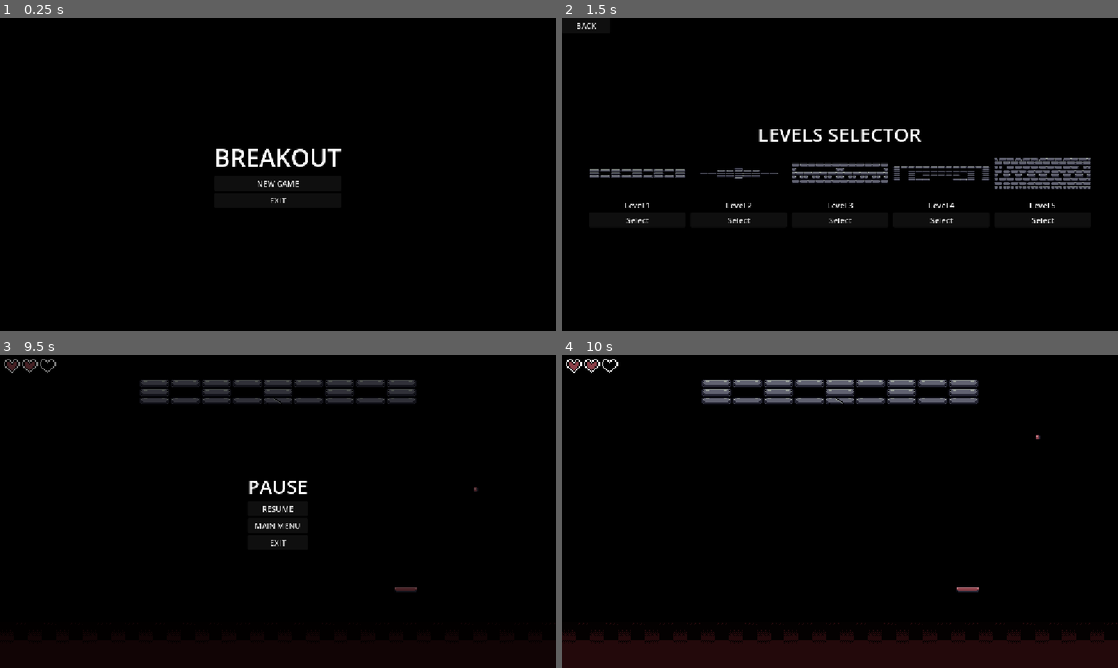
Above: before the commit, frames 1-4 (two rows, left to right).
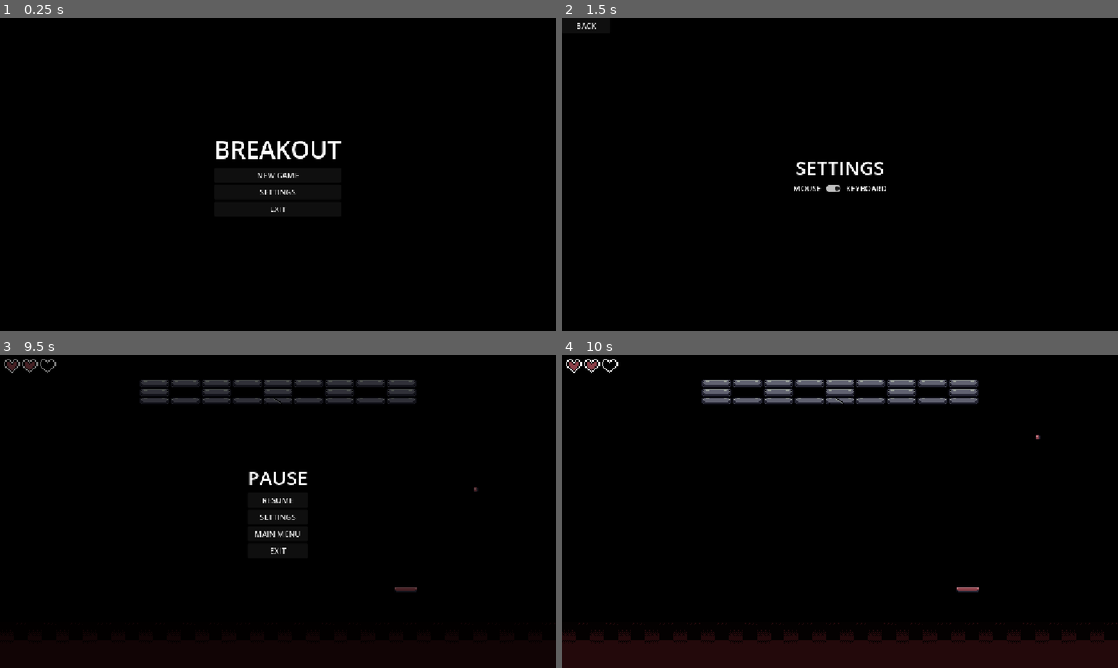
Above: after the commit, the same moments.

Repository: IAidenI/Breakout
Game: Godot game, scene res://ui/menus/screens/main_menu/main_menu.tscn
Two runs of this game, one before a commit and one after it. Both use one fixed random seed, a clock stepped at 60 frames per second and the inputs below.
Inputs (mouse positions are in pixels of both pictures, inside the frame that each line leads up to):
- Up to frame 1 (0.25 s): no input
- Up to frame 2 (1.5 s): click (840, 193) at 0.5 s, where only the run after the commit has a clickable "SETTINGS"; click (834, 187) at 1.27 s
- Up to frame 3 (9.5 s): click "BACK" at 2 s; click "NEW GAME" at 2.75 s; click "BACK" at 3.5 s; click "NEW GAME" at 4.25 s; click "Select" at 5 s; tap Enter at 5.75, 7.25, 8.75 s; move the mouse to (400, 495) at 5.77 s; hold Right (ui_right) 5.78-6.53 s; tap Space at 6.5, 8 s; move the mouse to (166, 527) at 6.52 s; hold Left (ui_left) 6.53-7.28 s; move the mouse to (333, 442) at 7.27 s; hold Right (ui_right) 7.28-8.78 s; move the mouse to (250, 574) at 8.02 s; move the mouse to (444, 558) at 8.77 s; hold Left (ui_left) from 8.78 s (still down); tap Escape (pause) at 9.4 s
- Up to frame 4 (10 s): release Left (ui_left) at 9.5 s; click "RESUME" at 9.5 s

The runs differ from the first frame. In frame 1, 1.1% of the frame differs, in the area x 38-62%, y 39-62%; in frame 2, 3.9%, in the area x 5-96%, y 35-66%; in frame 3, 0.8%; in frame 4, nothing differs.

Commit message:
feat: ajout choix clavier/souris pour les mouvements + menu de paramètre (dans le menu principal et le menu de pause)

Diff:
--- a/autoload/scene_manager.gd
+++ b/autoload/scene_manager.gd
@@ -3,7 +3,8 @@
 const SCENES := {
 	"main_menu": "res://ui/menus/screens/main_menu/main_menu.tscn",
 	"game": "res://game/game.tscn",
-	"level_selector": "res://ui/menus/screens/level_select/level_select.tscn"
+	"level_selector": "res://ui/menus/screens/level_select/level_select.tscn",
+	"settings": "res://ui/menus/screens/settings/settings.tscn"
 }
 var _params := {}
 
--- /dev/null
+++ b/autoload/settings.gd
@@ -0,0 +1,10 @@
+extends Node
+
+signal move_mode_changed(move_mode: MoveMode)
+
+enum MoveMode { MOUSE, KEYBOARD }
+
+var move_mode :MoveMode = MoveMode.MOUSE:
+	set(value):
+		move_mode = value
+		move_mode_changed.emit(move_mode)
--- a/entities/paddle/paddle.gd
+++ b/entities/paddle/paddle.gd
@@ -2,15 +2,35 @@
 extends CharacterBody2D
 
 const SPEED = 300.0
+var _move_mode :Settings.MoveMode
 
 func _ready() -> void:
 	position.x = get_viewport_rect().size.x / 2
 	position.y = get_viewport_rect().size.y * 3 / 4 # 1/4 de l'écran en partant du bas
 
+	_move_mode = Settings.move_mode
+
+	# Ecoute le mode de déplacement choisit
+	Settings.move_mode_changed.connect(_on_mode_changed)
+
 func _physics_process(delta: float) -> void:
-	var direction := Input.get_axis("ui_left", "ui_right")
+	if _move_mode == Settings.MoveMode.MOUSE:
+		mouse(delta)
+	elif _move_mode == Settings.MoveMode.KEYBOARD:
+		keyboard()
+
+func get_half_width() -> float:
+	return $Hitbox.shape.size.x / 2 * scale.x
+
+func keyboard() -> void:
+	var direction := Input.get_axis("move_left", "move_right")
 	velocity.x = direction * SPEED
 	move_and_slide()
 
-func get_half_width() -> float:
-	return $Hitbox.shape.size.x / 2 * scale.x
+func mouse(delta: float) -> void:
+	var mouse_pos_x :float = get_viewport().get_mouse_position().x
+	velocity.x = (mouse_pos_x - global_position.x) / delta
+	move_and_slide()
+
+func _on_mode_changed(move_mode: Settings.MoveMode) -> void:
+	_move_mode = move_mode
--- a/game/game.gd
+++ b/game/game.gd
@@ -35,6 +35,8 @@
 	$CanvasLayer/Victory.main_menu_requested.connect(_on_main_menu_requested)
 	$CanvasLayer/Pause.main_menu_requested.connect(_on_main_menu_requested)
 
+	Input.mouse_mode = Input.MOUSE_MODE_HIDDEN
+
 func _respawn_ball() -> void:
 	var paddle_pos: Vector2 = $Arena/Paddle.global_position
 	$Arena/Ball.respawn(paddle_pos + Vector2(0, -20))
--- a/project.godot
+++ b/project.godot
@@ -19,6 +19,7 @@
 
 PlayerState="*uid://df6y8r1vofb2s"
 SceneManager="*uid://boe8les3rshmi"
+Settings="*uid://ketccla7vo22"
 
 [display]
 
@@ -30,6 +31,16 @@
 pause={
 "deadzone": 0.2,
 "events": [Object(InputEventKey,"resource_local_to_scene":false,"resource_name":"","device":-1,"window_id":0,"alt_press …(195 unchanged characters)…
+]
+}
+move_left={
+"deadzone": 0.2,
+"events": [Object(InputEventKey,"resource_local_to_scene":false,"resource_name":"","device":-1,"window_id":0,"alt_pressed":false,"shift_pressed":false,"ctrl_pressed":false,"meta_pressed":false,"pressed":false,"keycode":0,"physical_keycode":4194319,"key_label":0,"unicode":0,"location":0,"echo":false,"script":null)
+]
+}
+move_right={
+"deadzone": 0.2,
+"events": [Object(InputEventKey,"resource_local_to_scene":false,"resource_name":"","device":-1,"window_id":0,"alt_pressed":false,"shift_pressed":false,"ctrl_pressed":false,"meta_pressed":false,"pressed":false,"keycode":0,"physical_keycode":4194321,"key_label":0,"unicode":0,"location":0,"echo":false,"script":null)
 ]
 }
 
--- a/ui/menus/overlays/game_over/game_over.tscn
+++ b/ui/menus/overlays/game_over/game_over.tscn
@@ -21,7 +21,7 @@
 grow_vertical = 2
 color = Color(0, 0, 0, 0.5019608)
 
-[node name="CenterContainer" type="CenterContainer" parent="." unique_id=1065453094]
+[node name="GameOverPanel" type="CenterContainer" parent="." unique_id=1065453094]
 layout_mode = 1
 anchors_preset = 15
 anchor_right = 1.0
@@ -29,27 +29,27 @@
 grow_horizontal = 2
 grow_vertical = 2
 
-[node name="VBoxContainer" type="VBoxContainer" parent="CenterContainer" unique_id=113487123]
+[node name="VBoxContainer" type="VBoxContainer" parent="GameOverPanel" unique_id=113487123]
 layout_mode = 2
 
-[node name="Title" type="Label" parent="CenterContainer/VBoxContainer" unique_id=2146941564]
+[node name="Title" type="Label" parent="GameOverPanel/VBoxContainer" unique_id=2146941564]
 layout_mode = 2
 theme_override_font_sizes/font_size = 40
 text = "GAME OVER"
 horizontal_alignment = 1
 
-[node name="RetryButton" type="Button" parent="CenterContainer/VBoxContainer" unique_id=14255390]
+[node name="RetryButton" type="Button" parent="GameOverPanel/VBoxContainer" unique_id=14255390]
 layout_mode = 2
 text = "RETRY"
 
-[node name="MainMenuButton" type="Button" parent="CenterContainer/VBoxContainer" unique_id=1988921700]
+[node name="MainMenuButton" type="Button" parent="GameOverPanel/VBoxContainer" unique_id=1988921700]
 layout_mode = 2
 text = "MAIN MENU"
 
-[node name="ExitButton" type="Button" parent="CenterContainer/VBoxContainer" unique_id=689794157]
+[node name="ExitButton" type="Button" parent="GameOverPanel/VBoxContainer" unique_id=689794157]
 layout_mode = 2
 text = "EXIT"
 
-[connection signal="pressed" from="CenterContainer/VBoxContainer/RetryButton" to="." method="_on_retry_button_pressed"]
-[connection signal="pressed" from="CenterContainer/VBoxContainer/MainMenuButton" to="." method="_on_main_menu_button_pressed"]
-[connection signal="pressed" from="CenterContainer/VBoxContainer/ExitButton" to="." method="_on_exit_pressed"]
+[connection signal="pressed" from="GameOverPanel/VBoxContainer/RetryButton" to="." method="_on_retry_button_pressed"]
+[connection signal="pressed" from="GameOverPanel/VBoxContainer/MainMenuButton" to="." method="_on_main_menu_button_pressed"]
+[connection signal="pressed" from="GameOverPanel/VBoxContainer/ExitButton" to="." method="_on_exit_pressed"]
--- a/ui/menus/overlays/pause/pause.gd
+++ b/ui/menus/overlays/pause/pause.gd
@@ -3,18 +3,37 @@
 
 signal main_menu_requested
 
+func _ready() -> void:
+	$Settings.closed.connect(_on_settings_closed)
+
 func _on_resume_pressed() -> void:
-	get_tree().paused = false
-	visible = get_tree().paused
+	pause()
+
+func _on_settings_button_pressed() -> void:
+	$PausePanel.hide()
+	$Settings.show()
+
+func _on_main_menu_button_pressed() -> void:
+	main_menu_requested.emit()
 
 func _on_exit_pressed() -> void:
 	get_tree().quit()
 
 func _unhandled_input(event: InputEvent) -> void:
-	if event.is_action_pressed("pause"):
-		get_tree().paused = not get_tree().paused
-		visible = get_tree().paused
-		get_viewport().set_input_as_handled()
+	if not event.is_action_pressed("pause"):
+		return
 
-func _on_main_menu_button_pressed() -> void:
-	main_menu_requested.emit()
+	if $Settings.visible:
+		_on_settings_closed()
+	else:
+		pause()
+	get_viewport().set_input_as_handled()
+
+func pause() -> void:
+	get_tree().paused = not get_tree().paused
+	visible = get_tree().paused
+	Input.mouse_mode = Input.MOUSE_MODE_VISIBLE if get_tree().paused else Input.MOUSE_MODE_HIDDEN
+
+func _on_settings_closed() -> void:
+	$PausePanel.show()
+	$Settings.hide()
--- a/ui/menus/overlays/pause/pause.tscn
+++ b/ui/menus/overlays/pause/pause.tscn
@@ -1,6 +1,7 @@
 [gd_scene format=3 uid="uid://l1fd045twtp5"]
 
 [ext_resource type="Script" uid="uid://ditc1ri1j4602" path="res://ui/menus/overlays/pause/pause.gd" id="1_fgql8"]
+[ext_resource type="PackedScene" uid="uid://ccusxc7mplqlp" path="res://ui/menus/screens/settings/settings.tscn" id="2_m1eak"]
 
 [node name="Pause" type="Control" unique_id=1836645974]
 process_mode = 3
@@ -21,7 +22,7 @@
 grow_vertical = 2
 color = Color(0, 0, 0, 0.5019608)
 
-[node name="CenterContainer2" type="CenterContainer" parent="." unique_id=871232462]
+[node name="PausePanel" type="CenterContainer" parent="." unique_id=871232462]
 layout_mode = 0
 offset_left = 461.0
 offset_top = 261.0
@@ -30,26 +31,35 @@
 grow_horizontal = 2
 grow_vertical = 2
 
-[node name="VBoxContainer" type="VBoxContainer" parent="CenterContainer2" unique_id=1914568130]
+[node name="VBoxContainer" type="VBoxContainer" parent="PausePanel" unique_id=1914568130]
 layout_mode = 2
 
-[node name="Title" type="Label" parent="CenterContainer2/VBoxContainer" unique_id=1940018539]
+[node name="Title" type="Label" parent="PausePanel/VBoxContainer" unique_id=1940018539]
 layout_mode = 2
 theme_override_font_sizes/font_size = 40
 text = "PAUSE"
 
-[node name="ResumeButton" type="Button" parent="CenterContainer2/VBoxContainer" unique_id=2123039697]
+[node name="ResumeButton" type="Button" parent="PausePanel/VBoxContainer" unique_id=2123039697]
 layout_mode = 2
 text = "RESUME"
 
-[node name="MainMenuButton" type="Button" parent="CenterContainer2/VBoxContainer" unique_id=35567579]
+[node name="SettingsButton" type="Button" parent="PausePanel/VBoxContainer" unique_id=39026338]
+layout_mode = 2
+text = "SETTINGS"
+
+[node name="MainMenuButton" type="Button" parent="PausePanel/VBoxContainer" unique_id=35567579]
 layout_mode = 2
 text = "MAIN MENU"
 
-[node name="ExitButton" type="Button" parent="CenterContainer2/VBoxContainer" unique_id=1773908344]
+[node name="ExitButton" type="Button" parent="PausePanel/VBoxContainer" unique_id=1773908344]
 layout_mode = 2
 text = "EXIT"
 
-[connection signal="pressed" from="CenterContainer2/VBoxContainer/ResumeButton" to="." method="_on_resume_pressed"]
-[connection signal="pressed" from="CenterContainer2/VBoxContainer/MainMenuButton" to="." method="_on_main_menu_button_pressed"]
-[connection signal="pressed" from="CenterContainer2/VBoxContainer/ExitButton" to="." method="_on_exit_pressed"]
+[node name="Settings" parent="." unique_id=1549774057 instance=ExtResource("2_m1eak")]
+visible = false
+layout_mode = 1
+
+[connection signal="pressed" from="PausePanel/VBoxContainer/ResumeButton" to="." method="_on_resume_pressed"]
+[connection signal="pressed" from="PausePanel/VBoxContainer/SettingsButton" to="." method="_on_settings_button_pressed"]
+[connection signal="pressed" from="PausePanel/VBoxContainer/MainMenuButton" to="." method="_on_main_menu_button_pressed"]
+[connection signal="pressed" from="PausePanel/VBoxContainer/ExitButton" to="." method="_on_exit_pressed"]
--- a/ui/menus/overlays/victory/victory.tscn
+++ b/ui/menus/overlays/victory/victory.tscn
@@ -20,7 +20,7 @@
 grow_vertical = 2
 color = Color(0, 0, 0, 0.5019608)
 
-[node name="CenterContainer2" type="CenterContainer" parent="." unique_id=2053666161]
+[node name="VictoryPanel" type="CenterContainer" parent="." unique_id=2053666161]
 layout_mode = 0
 offset_left = 461.0
 offset_top = 261.0
@@ -29,27 +29,27 @@
 grow_horizontal = 2
 grow_vertical = 2
 
-[node name="VBoxContainer" type="VBoxContainer" parent="CenterContainer2" unique_id=176118500]
+[node name="VBoxContainer" type="VBoxContainer" parent="VictoryPanel" unique_id=176118500]
 layout_mode = 2
 
-[node name="Title" type="Label" parent="CenterContainer2/VBoxContainer" unique_id=1355721931]
+[node name="Title" type="Label" parent="VictoryPanel/VBoxContainer" unique_id=1355721931]
 layout_mode = 2
 theme_override_font_sizes/font_size = 40
 text = "VICTORY"
 horizontal_alignment = 1
 
-[node name="NewGameButton" type="Button" parent="CenterContainer2/VBoxContainer" unique_id=285790735]
+[node name="NewGameButton" type="Button" parent="VictoryPanel/VBoxContainer" unique_id=285790735]
 layout_mode = 2
 text = "NEW GAME"
 
-[node name="MainMenuButton" type="Button" parent="CenterContainer2/VBoxContainer" unique_id=858883184]
+[node name="MainMenuButton" type="Button" parent="VictoryPanel/VBoxContainer" unique_id=858883184]
 layout_mode = 2
 text = "MAIN MENU"
 
-[node name="ExitButton" type="Button" parent="CenterContainer2/VBoxContainer" unique_id=195947651]
+[node name="ExitButton" type="Button" parent="VictoryPanel/VBoxContainer" unique_id=195947651]
 layout_mode = 2
 text = "EXIT"
 
-[connection signal="pressed" from="CenterContainer2/VBoxContainer/NewGameButton" to="." method="_on_new_game_button_pressed"]
-[connection signal="pressed" from="CenterContainer2/VBoxContainer/MainMenuButton" to="." method="_on_main_menu_button_pressed"]
-[connection signal="pressed" from="CenterContainer2/VBoxContainer/ExitButton" to="." method="_on_exit_button_pressed"]
+[connection signal="pressed" from="VictoryPanel/VBoxContainer/NewGameButton" to="." method="_on_new_game_button_pressed"]
+[connection signal="pressed" from="VictoryPanel/VBoxContainer/MainMenuButton" to="." method="_on_main_menu_button_pressed"]
+[connection signal="pressed" from="VictoryPanel/VBoxContainer/ExitButton" to="." method="_on_exit_button_pressed"]
--- a/ui/menus/screens/level_select/level_select.tscn
+++ b/ui/menus/screens/level_select/level_select.tscn
@@ -26,7 +26,7 @@
 grow_vertical = 2
 color = Color(0, 0, 0, 0.5019608)
 
-[node name="CenterContainer" type="CenterContainer" parent="." unique_id=1636498109]
+[node name="LevelSelectPanel" type="CenterContainer" parent="." unique_id=1636498109]
 layout_mode = 1
 anchors_preset = 15
 anchor_right = 1.0
@@ -34,40 +34,40 @@
 grow_horizontal = 2
 grow_vertical = 2
 
-[node name="VBoxContainer" type="VBoxContainer" parent="CenterContainer" unique_id=1635709256]
+[node name="VBoxContainer" type="VBoxContainer" parent="LevelSelectPanel" unique_id=1635709256]
 layout_mode = 2
 
-[node name="Title" type="Label" parent="CenterContainer/VBoxContainer" unique_id=1778497527]
+[node name="Title" type="Label" parent="LevelSelectPanel/VBoxContainer" unique_id=1778497527]
 layout_mode = 2
 theme_override_font_sizes/font_size = 40
 text = "LEVELS SELECTOR"
 horizontal_alignment = 1
 
-[node name="HBoxContainer" type="HBoxContainer" parent="CenterContainer/VBoxContainer" unique_id=1925040706]
+[node name="HBoxContainer" type="HBoxContainer" parent="LevelSelectPanel/VBoxContainer" unique_id=1925040706]
 layout_mode = 2
 theme_override_constants/separation = 10
 
-[node name="Level_01" parent="CenterContainer/VBoxContainer/HBoxContainer" unique_id=413862430 instance=ExtResource("2_c5c28")]
+[node name="Level_01" parent="LevelSelectPanel/VBoxContainer/HBoxContainer" unique_id=413862430 instance=ExtResource("2_c5c28")]
 layout_mode = 2
 title = "Level 1"
 level = ExtResource("3_nk3qv")
 
-[node name="Level_02" parent="CenterContainer/VBoxContainer/HBoxContainer" unique_id=989679178 instance=ExtResource("2_c5c28")]
+[node name="Level_02" parent="LevelSelectPanel/VBoxContainer/HBoxContainer" unique_id=989679178 instance=ExtResource("2_c5c28")]
 layout_mode = 2
 title = "Level 2"
 level = ExtResource("3_dde8m")
 
-[node name="Level_03" parent="CenterContainer/VBoxContainer/HBoxContainer" unique_id=2015252023 instance=ExtResource("2_c5c28")]
+[node name="Level_03" parent="LevelSelectPanel/VBoxContainer/HBoxContainer" unique_id=2015252023 instance=ExtResource("2_c5c28")]
 layout_mode = 2
 title = "Level 3"
 level = ExtResource("5_sdj5t")
 
-[node name="Level_04" parent="CenterContainer/VBoxContainer/HBoxContainer" unique_id=583898894 instance=ExtResource("2_c5c28")]
+[node name="Level_04" parent="LevelSelectPanel/VBoxContainer/HBoxContainer" unique_id=583898894 instance=ExtResource("2_c5c28")]
 layout_mode = 2
 title = "Level 4"
 level = ExtResource("6_xurs4")
 
-[node name="Level_05" parent="CenterContainer/VBoxContainer/HBoxContainer" unique_id=1593190721 instance=ExtResource("2_c5c28")]
+[node name="Level_05" parent="LevelSelectPanel/VBoxContainer/HBoxContainer" unique_id=1593190721 instance=ExtResource("2_c5c28")]
 layout_mode = 2
 title = "Level 5"
 level = ExtResource("7_8wpn5")
--- a/ui/menus/screens/main_menu/main_menu.gd
+++ b/ui/menus/screens/main_menu/main_menu.gd
@@ -1,9 +1,24 @@
 class_name MainMenu
 extends Control
+
+func _ready() -> void:
+	$Settings.closed.connect(_on_settings_closed)
 
 func _on_new_game_pressed() -> void:
 	PlayerState.reset()
 	SceneManager.goto("level_selector")
 
+func _on_settings_pressed() -> void:
+	$Settings.show()
+	$MainMenuPanel.hide()
+
 func _on_exit_pressed() -> void:
 	get_tree().quit()
+
+func _unhandled_input(event: InputEvent) -> void:
+	if event.is_action_pressed("pause"):
+		_on_settings_closed()
+
+func _on_settings_closed() -> void:
+	$Settings.hide()
+	$MainMenuPanel.show()
--- a/ui/menus/screens/main_menu/main_menu.tscn
+++ b/ui/menus/screens/main_menu/main_menu.tscn
@@ -1,6 +1,7 @@
 [gd_scene format=3 uid="uid://bt3afyij83uj4"]
 
 [ext_resource type="Script" uid="uid://cymp1etbckf10" path="res://ui/menus/screens/main_menu/main_menu.gd" id="1_1swfw"]
+[ext_resource type="PackedScene" uid="uid://ccusxc7mplqlp" path="res://ui/menus/screens/settings/settings.tscn" id="2_3np11"]
 
 [node name="MainMenu" type="Control" unique_id=43607313]
 layout_mode = 3
@@ -11,7 +12,7 @@
 grow_vertical = 2
 script = ExtResource("1_1swfw")
 
-[node name="CenterContainer" type="CenterContainer" parent="." unique_id=729461103]
+[node name="MainMenuPanel" type="CenterContainer" parent="." unique_id=729461103]
 layout_mode = 1
 anchors_preset = 15
 anchor_right = 1.0
@@ -19,22 +20,31 @@
 grow_horizontal = 2
 grow_vertical = 2
 
-[node name="VBoxContainer" type="VBoxContainer" parent="CenterContainer" unique_id=824133219]
+[node name="VBoxContainer" type="VBoxContainer" parent="MainMenuPanel" unique_id=824133219]
 layout_mode = 2
 
-[node name="Title" type="Label" parent="CenterContainer/VBoxContainer" unique_id=588087562]
+[node name="Title" type="Label" parent="MainMenuPanel/VBoxContainer" unique_id=588087562]
 layout_mode = 2
 theme_override_font_sizes/font_size = 50
 text = "BREAKOUT"
 horizontal_alignment = 1
 
-[node name="NewGameButton" type="Button" parent="CenterContainer/VBoxContainer" unique_id=306578832]
+[node name="NewGameButton" type="Button" parent="MainMenuPanel/VBoxContainer" unique_id=306578832]
 layout_mode = 2
 text = "NEW GAME"
 
-[node name="ExitButton" type="Button" parent="CenterContainer/VBoxContainer" unique_id=1857111771]
+[node name="Settings" type="Button" parent="MainMenuPanel/VBoxContainer" unique_id=690010418]
+layout_mode = 2
+text = "SETTINGS"
+
+[node name="ExitButton" type="Button" parent="MainMenuPanel/VBoxContainer" unique_id=1857111771]
 layout_mode = 2
 text = "EXIT"
 
-[connection signal="pressed" from="CenterContainer/VBoxContainer/NewGameButton" to="." method="_on_new_game_pressed"]
-[connection signal="pressed" from="CenterContainer/VBoxContainer/ExitButton" to="." method="_on_exit_pressed"]
+[node name="Settings" parent="." unique_id=1549774057 instance=ExtResource("2_3np11")]
+visible = false
+layout_mode = 1
+
+[connection signal="pressed" from="MainMenuPanel/VBoxContainer/NewGameButton" to="." method="_on_new_game_pressed"]
+[connection signal="pressed" from="MainMenuPanel/VBoxContainer/Settings" to="." method="_on_settings_pressed"]
+[connection signal="pressed" from="MainMenuPanel/VBoxContainer/ExitButton" to="." method="_on_exit_pressed"]
--- /dev/null
+++ b/ui/menus/screens/settings/settings.gd
@@ -0,0 +1,16 @@
+class_name SettingsMenu
+extends Control
+
+signal closed
+
+func _ready() -> void:
+	if Settings.move_mode == Settings.MoveMode.MOUSE:
+		$SettingsPanel/VBoxContainer/HBoxContainer/CheckButton.button_pressed = false
+	elif Settings.move_mode == Settings.MoveMode.KEYBOARD:
+		$SettingsPanel/VBoxContainer/HBoxContainer/CheckButton.button_pressed = true
+
+func _on_check_button_toggled(toggled_on: bool) -> void:
+	Settings.move_mode = Settings.MoveMode.KEYBOARD if toggled_on else Settings.MoveMode.MOUSE
+
+func _on_back_button_pressed() -> void:
+	closed.emit()
--- /dev/null
+++ b/ui/menus/screens/settings/settings.tscn
@@ -0,0 +1,53 @@
+[gd_scene format=3 uid="uid://ccusxc7mplqlp"]
+
+[ext_resource type="Script" uid="uid://c5ix4rmte1au7" path="res://ui/menus/screens/settings/settings.gd" id="1_3sut4"]
+
+[node name="Settings" type="Control" unique_id=1549774057]
+layout_mode = 3
+anchors_preset = 15
+anchor_right = 1.0
+anchor_bottom = 1.0
+grow_horizontal = 2
+grow_vertical = 2
+script = ExtResource("1_3sut4")
+
+[node name="SettingsPanel" type="CenterContainer" parent="." unique_id=1394262889]
+layout_mode = 1
+anchors_preset = 15
+anchor_right = 1.0
+anchor_bottom = 1.0
+grow_horizontal = 2
+grow_vertical = 2
+
+[node name="VBoxContainer" type="VBoxContainer" parent="SettingsPanel" unique_id=885349442]
+layout_mode = 2
+
+[node name="Title" type="Label" parent="SettingsPanel/VBoxContainer" unique_id=1755882551]
+layout_mode = 2
+theme_override_font_sizes/font_size = 40
+text = "SETTINGS"
+horizontal_alignment = 1
+
+[node name="HBoxContainer" type="HBoxContainer" parent="SettingsPanel/VBoxContainer" unique_id=1355797130]
+layout_mode = 2
+
+[node name="Mouse" type="Label" parent="SettingsPanel/VBoxContainer/HBoxContainer" unique_id=287671932]
+layout_mode = 2
+text = "MOUSE"
+
+[node name="CheckButton" type="CheckButton" parent="SettingsPanel/VBoxContainer/HBoxContainer" unique_id=998610609]
+layout_mode = 2
+
+[node name="Keyboard" type="Label" parent="SettingsPanel/VBoxContainer/HBoxContainer" unique_id=1577177492]
+layout_mode = 2
+text = "KEYBOARD"
+
+[node name="BackButton" type="Button" parent="." unique_id=1242811466]
+custom_minimum_size = Vector2(100, 0)
+layout_mode = 0
+offset_right = 8.0
+offset_bottom = 8.0
+text = "BACK"
+
+[connection signal="toggled" from="SettingsPanel/VBoxContainer/HBoxContainer/CheckButton" to="." method="_on_check_button_toggled"]
+[connection signal="pressed" from="BackButton" to="." method="_on_back_button_pressed"]
Not shown, added: autoload/settings.gd.uid
Not shown, added: ui/menus/screens/settings/settings.gd.uid
